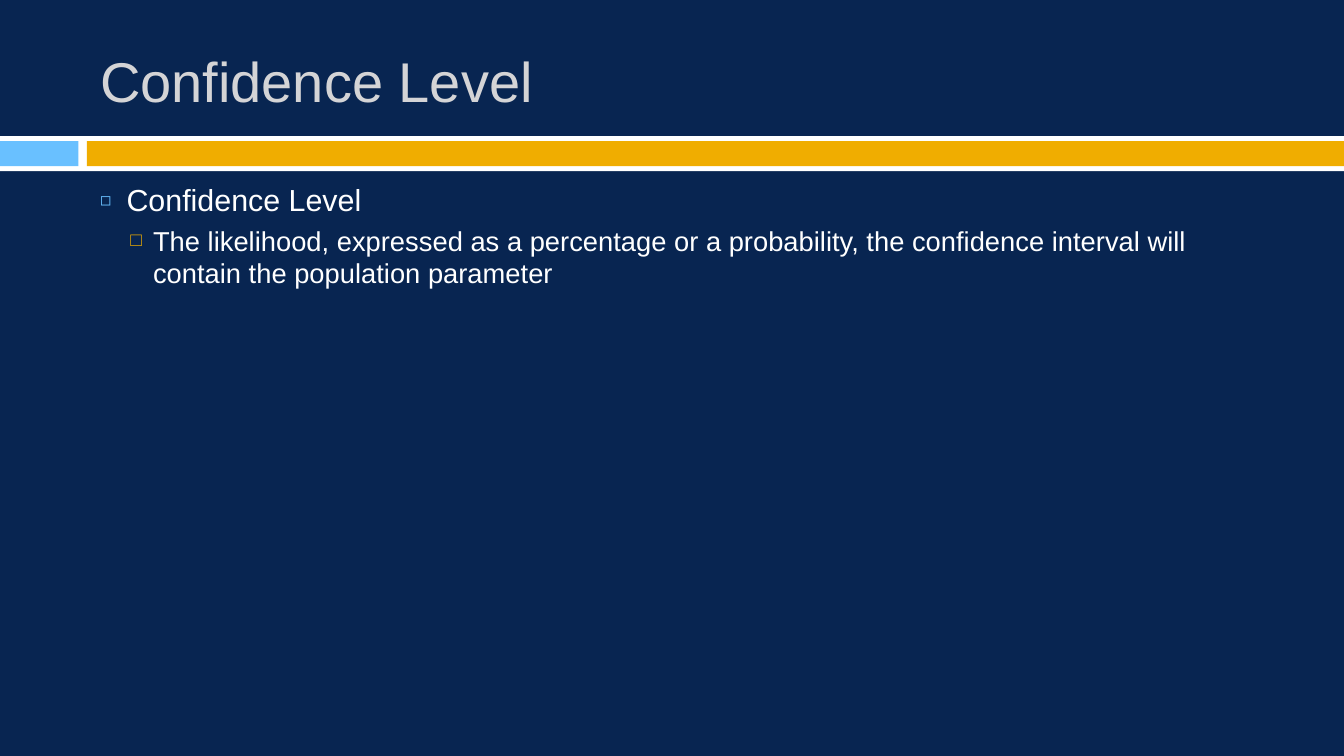
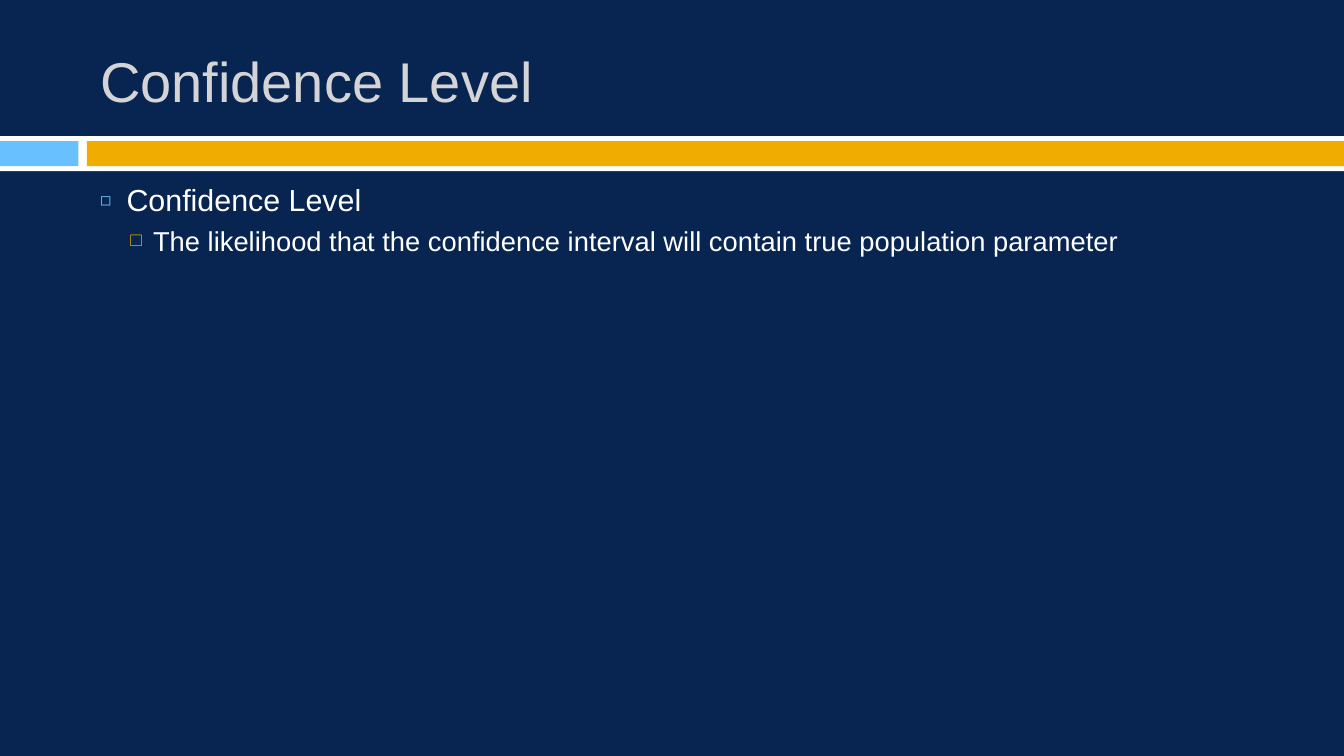
Before and after one commit to burrelvannjr/gradstats_csuf, a slide deck: slide 10 of ppts/4_estimation.pptx. Drawn at 1344x756 pixels with LibreOffice and Linux fonts; fonts in the diff are those of the drawing. Boxes give left, top, right and bottom in pixels: in the first picture for what was removed or moved away, otherwise in the second. Text is boxed around its words. In the diff, an @@ line names an element or a change of style, - is before the commit and + after.

```diff
--- a/ppts/4_estimation.pptx
+++ b/ppts/4_estimation.pptx
@@ text at bbox=[153, 231, 1118, 255]: text changed @@
-  □ The likelihood, expressed as a percentage or a probability, the confidence interval will contain the population parameter
+  □ The likelihood that the confidence interval will contain true population parameter
```
Also in this commit, not shown: 4 other slides changed, 1 slide removed, 12 other files.
